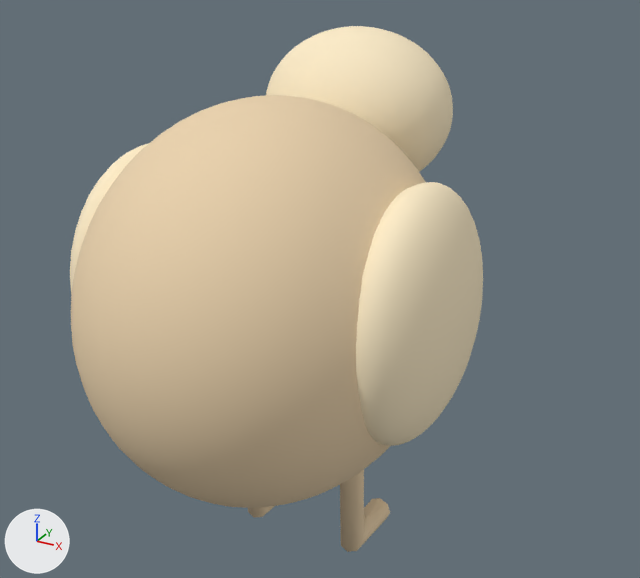
What one commit did to the glTF model public/models/candidates/species/chicken.glb.
One viewpoint serves both versions: a camera (50 mm lens) standing at (1.275, -2.18, 2.121) and looking at (0.04, 0.065, 0.999). The lights are fixed; the arrows at lower left show +X, +Y and +Z. The picture after the commit comes second.

Names of what the first picture shows: 'Anatomical chicken torso', 'Skinned chicken skull', 'chicken shin 1', 'chicken wing -1', 'chicken wing 1' and 1 more.
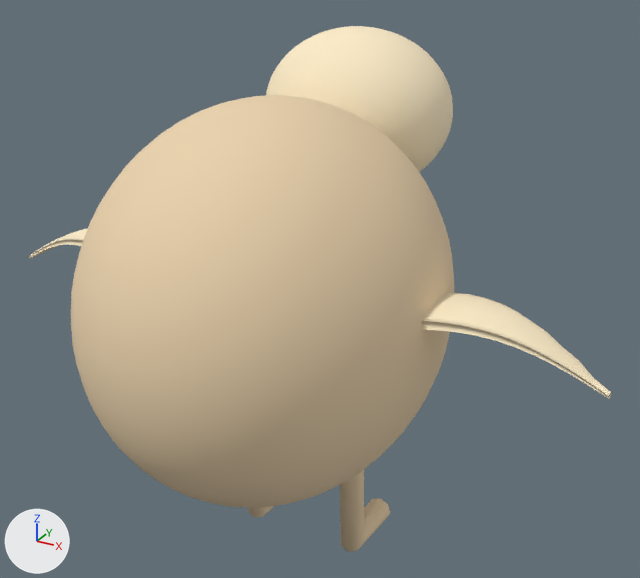
Diff of the bpy script that builds the scene:
```diff
--- a/public/models/candidates/species/chicken.glb.py
+++ b/public/models/candidates/species/chicken.glb.py
@@ me_chicken_continuous_feathered_wing_right_sculpted_geometry @@
+me_chicken_continuous_feathered_wing_right_sculpted_geometry.from_pydata(...)  # 336 vertices, 668 faces; spans x 0.38..0.982, y -0.243..-0.038, z 0.982..1.148
+me_chicken_continuous_feathered_wing_right_sculpted_geometry.materials.append(mat_chicken_pale_markings)  # beige #fdecc8
@@ me_chicken_continuous_feathered_wing_left_sculpted_geometry @@
+me_chicken_continuous_feathered_wing_left_sculpted_geometry.from_pydata(...)  # 336 vertices, 668 faces; spans x -0.982..-0.38, y -0.243..-0.038, z 0.982..1.148
+me_chicken_continuous_feathered_wing_left_sculpted_geometry.materials.append(mat_chicken_pale_markings)  # beige #fdecc8
@@ ob_chicken_wing__1 @@
-ob_chicken_wing__1 = bpy.data.objects.new('chicken wing -1', me_sphere_053)
-ob_chicken_wing__1.location = (0.0, 0.0, 0.0)
@@ ob_chicken_wing_1 @@
-ob_chicken_wing_1 = bpy.data.objects.new('chicken wing 1', me_sphere_054)
-ob_chicken_wing_1.location = (0.0, 0.0, 0.0)
@@ ob_chicken_continuous_feathered_wing_right @@
+ob_chicken_continuous_feathered_wing_right = bpy.data.objects.new('chicken continuous feathered wing right', me_chicken_continuous_feathered_wing_right_sculpted_geometry)
+ob_chicken_continuous_feathered_wing_right.location = (0.0, 0.0, 0.0)
@@ ob_chicken_continuous_feathered_wing_left @@
+ob_chicken_continuous_feathered_wing_left = bpy.data.objects.new('chicken continuous feathered wing left', me_chicken_continuous_feathered_wing_left_sculpted_geometry)
+ob_chicken_continuous_feathered_wing_left.location = (0.0, 0.0, 0.0)
```

Changed parts and their boxes (x1, y1, x2, y2) in the pictures (640 x 578 px):
'chicken wing 1', deleted (beige)
    before: (356, 182, 483, 446)
'chicken continuous feathered wing right', added (beige)
    after: (422, 293, 611, 399)
'chicken wing -1', deleted
    before: (70, 143, 149, 293)
'chicken continuous feathered wing left', added (beige)
    after: (29, 228, 88, 258)
